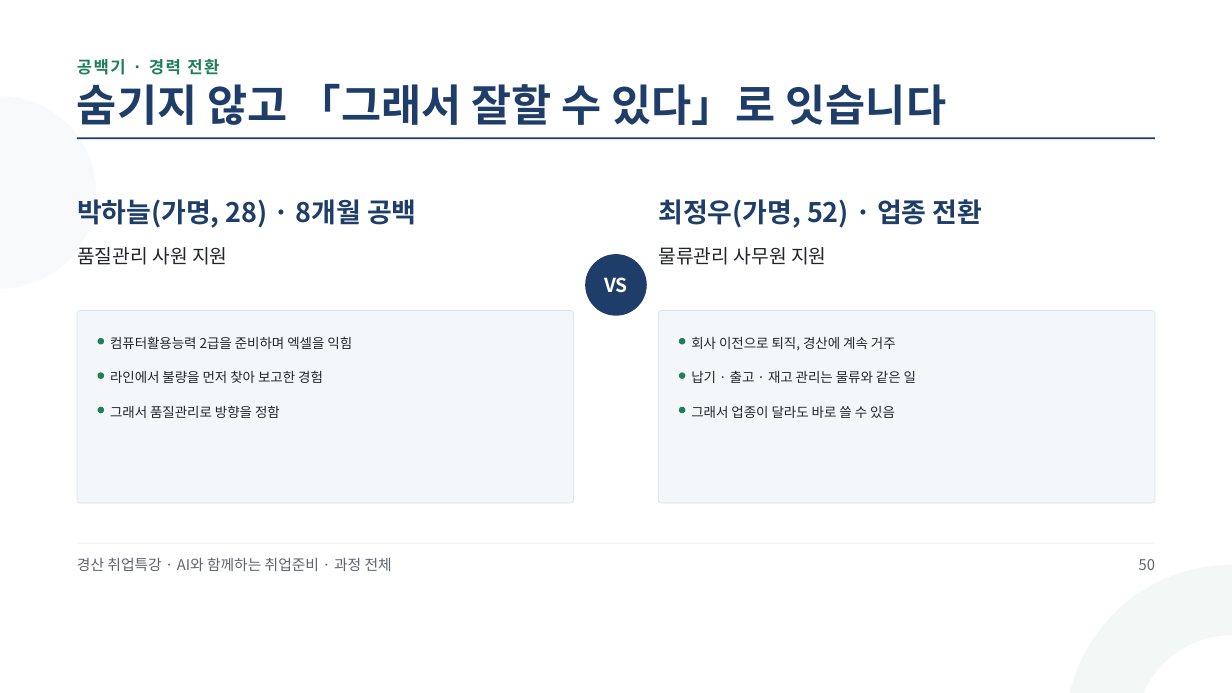
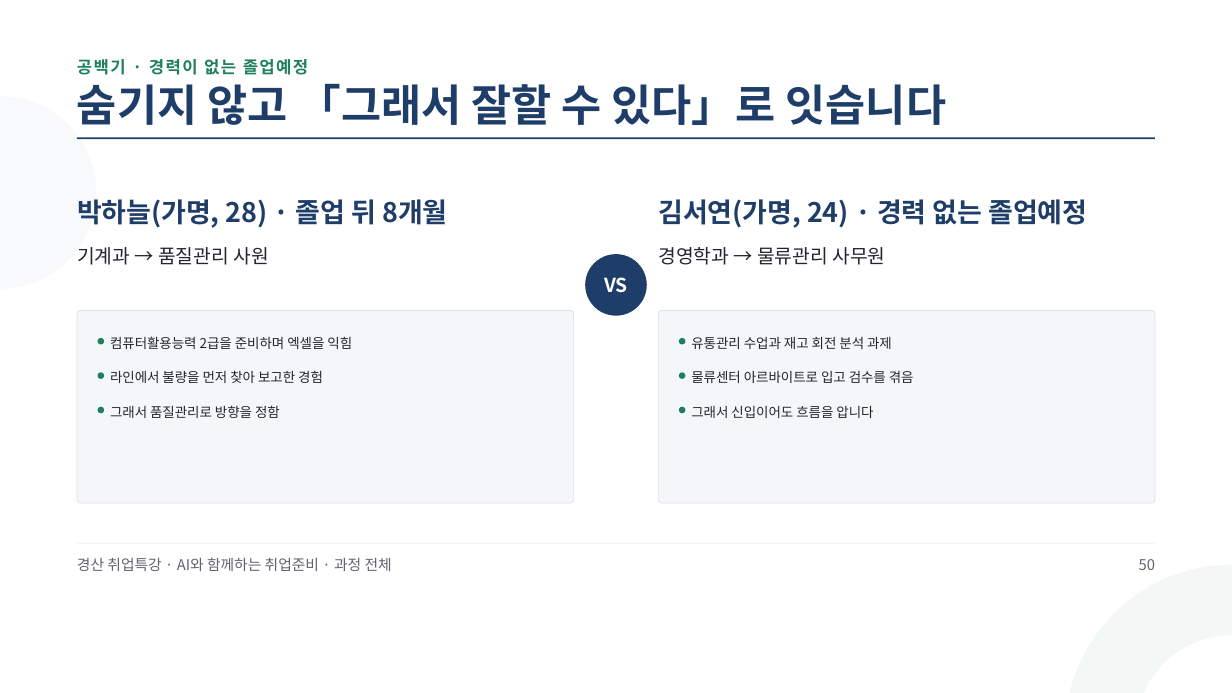
Before and after one commit to aebonlee/materials, a slide deck: slide 53 of gyeongsan/GSJOB2_경산취업특강_과정전체.pptx. Drawn at 1232x693 pixels with LibreOffice and Linux fonts; fonts in the diff are those of the drawing. Boxes give left, top, right and bottom in pixels: in the first picture for what was removed or moved away, otherwise in the second. Text is boxed around its words. In the diff, an @@ line names an element or a change of style, - is before the commit and + after.

```diff
--- a/gyeongsan/GSJOB2_경산취업특강_과정전체.pptx
+++ b/gyeongsan/GSJOB2_경산취업특강_과정전체.pptx
@@ text at [77,59,309,75]: text changed @@
-공백기 · 경력 전환
+공백기 · 경력이 없는 졸업예정
@@ text at [77,199,447,228]: text changed @@
-박하늘(가명, 28) · 8개월 공백
+박하늘(가명, 28) · 졸업 뒤 8개월
@@ text at [658,199,1087,228]: text changed @@
-최정우(가명, 52) · 업종 전환
+김서연(가명, 24) · 경력 없는 졸업예정
@@ text at [77,247,268,265]: text changed @@
-품질관리 사원 지원
+기계과 → 품질관리 사원
@@ text at [658,247,885,265]: text changed @@
-물류관리 사무원 지원
+경영학과 → 물류관리 사무원
@@ text at [691,337,892,349]: text changed @@
-회사 이전으로 퇴직, 경산에 계속 거주
+유통관리 수업과 재고 회전 분석 과제
@@ text at [691,371,914,383]: text changed @@
-납기 · 출고 · 재고 관리는 물류와 같은 일
+물류센터 아르바이트로 입고 검수를 겪음
@@ text at [691,406,873,418]: text changed @@
-그래서 업종이 달라도 바로 쓸 수 있음
+그래서 신입이어도 흐름을 압니다
```
Also in this commit, not shown: 4 other slides changed, 5 other files.
